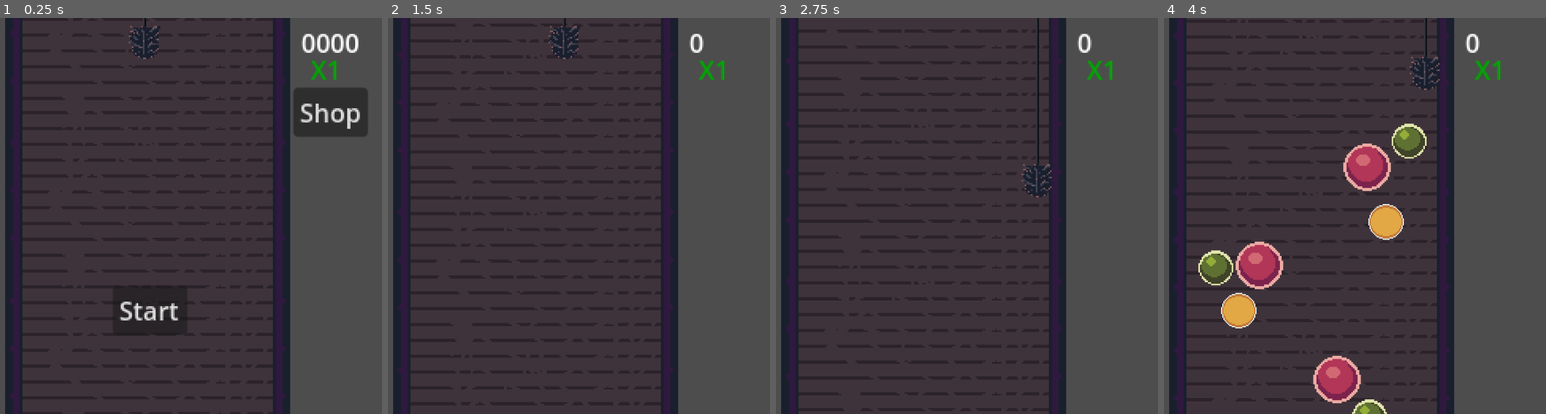
Above: before the commit, frames 1-4 (left to right).
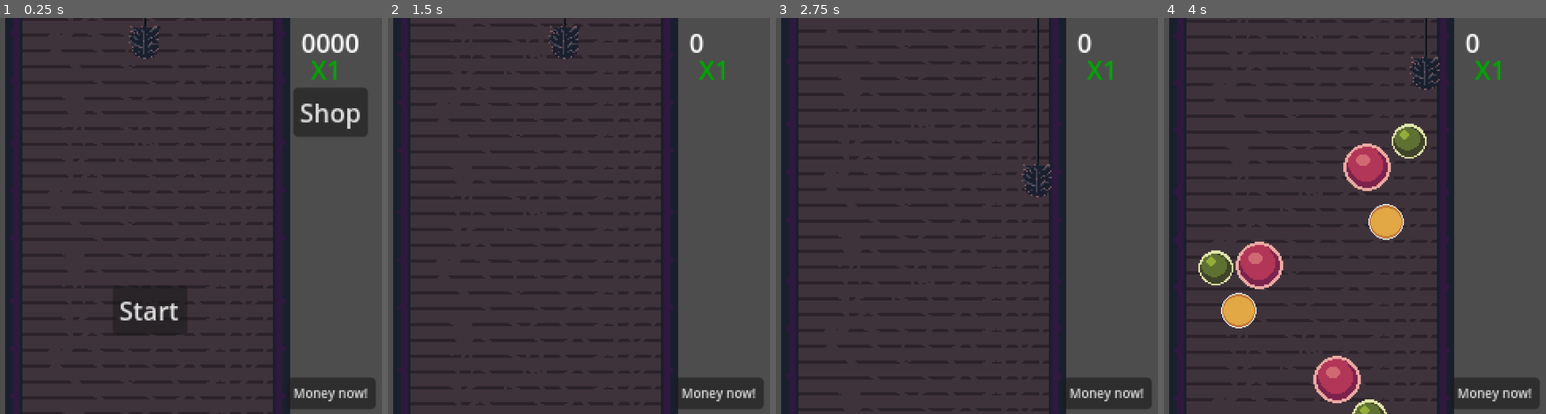
Above: after the commit, the same moments.

Repository: Ytlander/chimney-of-riches
Game: Godot game, scene res://Scenes/main.tscn
Same seed, same stepped clock (60 frames per second), same inputs: the game is played once before the commit and once after it. Sound files missing from this copy of the repository are replaced by a short silence.
Inputs:
- Up to frame 1 (0.25 s): no input
- Up to frame 2 (1.5 s): click "Start" at 0.5 s; hold D (right) from 1.28 s (still down)
- Up to frame 3 (2.75 s): release D (right) at 2.03 s; hold S (down) from 2.03 s (still down)
- Up to frame 4 (4 s): release S (down) at 2.78 s; hold D (right) 2.78-3.53 s; hold W (up) from 3.53 s (still down)

The runs differ from the first frame. In frame 1, 1.6% of the frame differs, in the area x 75-99%, y 90-99%; in frame 2, 1.6%; in frame 3, 1.6%; in frame 4, 1.6%.

Commit message:
small refactor
made a direction variable instead of two direction.x and y variables

Diff:
--- a/Scenes/main.tscn
+++ b/Scenes/main.tscn
@@ -235,7 +235,6 @@
 text = "Buy!"
 
 [node name="CheatButton" type="Button" parent="GameManager"]
-visible = false
 offset_left = 88.0
 offset_top = -69.0
 offset_right = 144.0
--- a/scripts/player_controller.gd
+++ b/scripts/player_controller.gd
@@ -8,11 +8,13 @@
 func _physics_process(delta):
 	# Get the input direction and handle the movement/deceleration.
 	# As good practice, you should replace UI actions with custom gameplay actions.
-	var directionX = Input.get_axis("left", "right")
-	var directionY = Input.get_axis("up", "down")
+	#var directionX = Input.get_axis("left", "right")
+	#var directionY = Input.get_axis("up", "down")
 
-	velocity.x = directionX
-	velocity.y = directionY * 1.5
+	var direction = Vector2(Input.get_axis("left", "right"), Input.get_axis("up", "down")).normalized()
+
+	velocity = direction
+	velocity.y *= 1.5
 
 	if velocity.length() > 0:
 		velocity *= Speed
